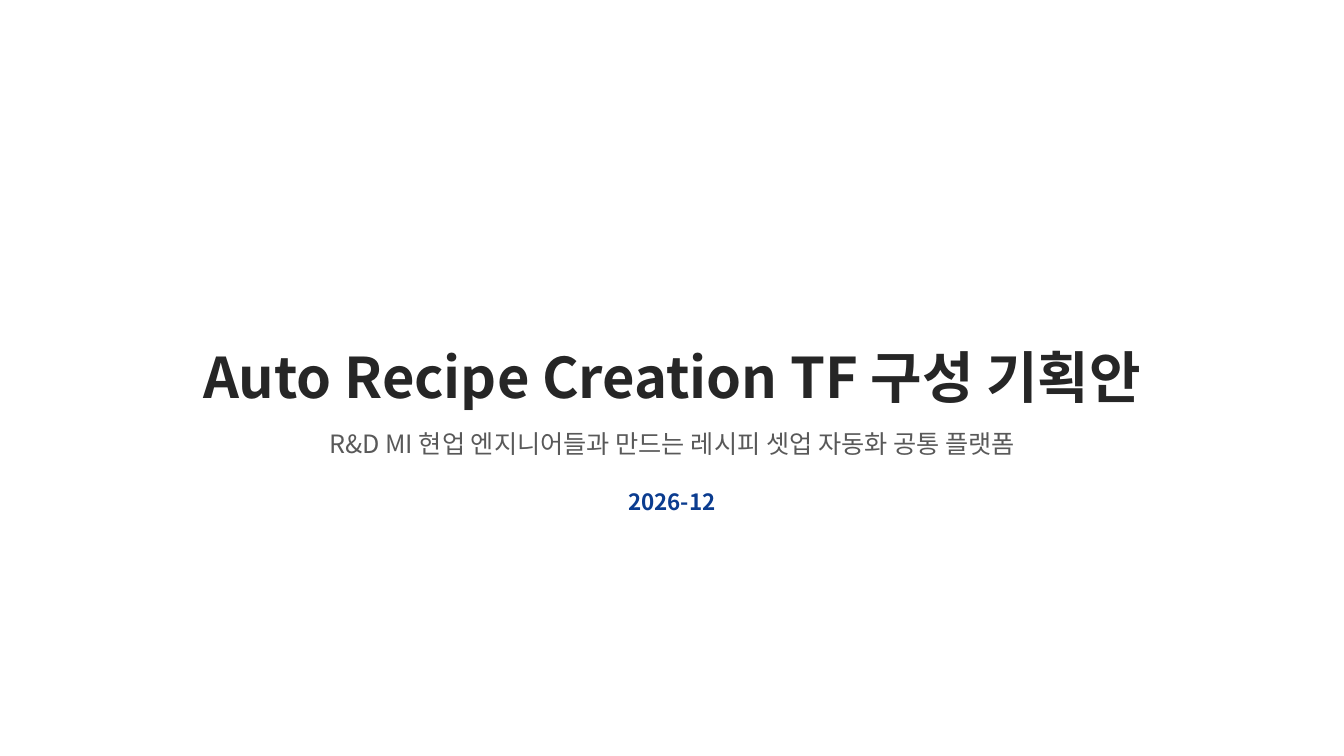
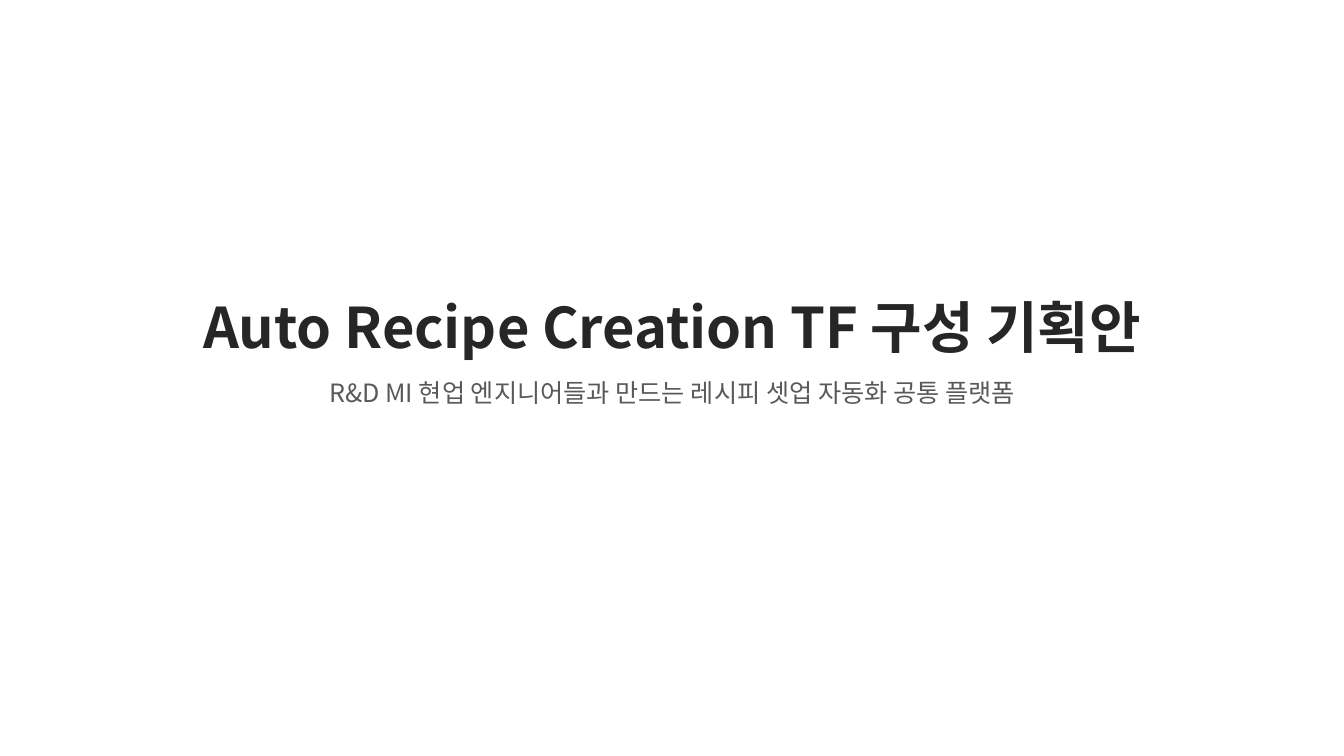
Before and after one commit to DarrenKoi/pm_notes, a slide deck: slide 1 of my-task/arc-tf/deliverables/arc-tf-proposal.pptx. Drawn at 1344x756 pixels with LibreOffice and Linux fonts; fonts in the diff are those of the drawing. Boxes give left, top, right and bottom in pixels: in the first picture for what was removed or moved away, otherwise in the second. Text is boxed around its words. In the diff, an @@ line names an element or a change of style, - is before the commit and + after.

```diff
--- a/my-task/arc-tf/deliverables/arc-tf-proposal.pptx
+++ b/my-task/arc-tf/deliverables/arc-tf-proposal.pptx
@@ text "Auto Recipe Creation TF 구성 ..." moved from (x1=203, y1=350, x2=1140, y2=410) to (x1=203, y1=300, x2=1140, y2=360) @@
@@ text "R&D MI 현업 엔지니어들과 만드는 ..." moved from (x1=329, y1=432, x2=1015, y2=455) to (x1=329, y1=381, x2=1015, y2=404) @@
@@ text removed at (x1=628, y1=493, x2=715, y2=511) @@
-2026-12
```
Also in this commit, not shown: 4 other files.
